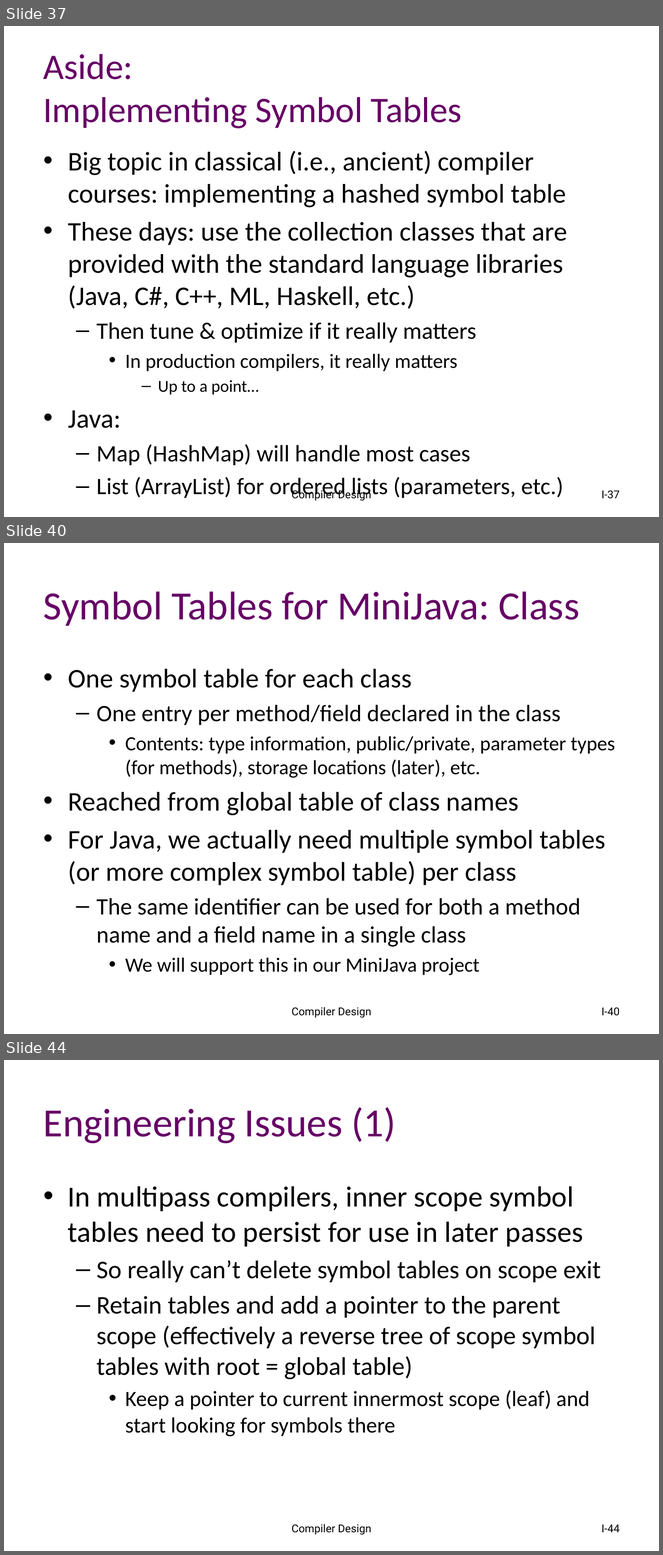
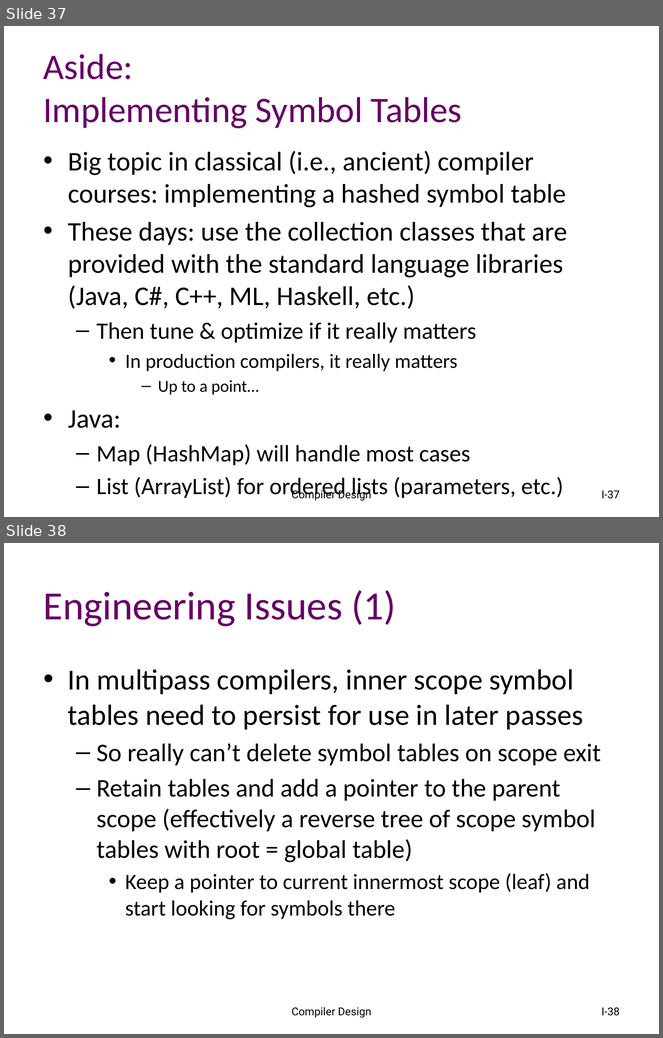
Before and after one commit to atu-se/atu.innomadic.com, a slide deck: courses/compilers/lectures/I-semantics.pptx. Shown one above the other, each under a label of ours: slides 37, 40 and 44 before the commit, slides 37 and 38 after it; the slides between them are not shown. The pictures are 663x1555 and 663x1038 pixels, drawn with LibreOffice and Linux fonts; fonts in the diff are those of the drawing. Boxes give left, top, right and bottom in pixels: in the first picture for what was removed or moved away, otherwise in the second. Text is boxed around its words. In the diff, an @@ line names an element or a change of style, - is before the commit and + after.

```diff
--- a/courses/compilers/lectures/I-semantics.pptx
+++ b/courses/compilers/lectures/I-semantics.pptx
@@ slide 40 removed at [4, 543, 659, 1034], background #FFFFFF @@
@@ title removed at [44, 591, 580, 626] @@
-Symbol Tables for MiniJava: Class
@@ text removed at [68, 669, 615, 976] @@
-• One symbol table for each class
-  – One entry per method/field declared in the class
-    • Contents: type information, public/private, parameter types (for methods), storage locations (later), etc.
-• Reached from global table of class names
-• For Java, we actually need multiple symbol tables (or more complex symbol table) per class
-  – The same identifier can be used for both a method name and a field name in a single class
-    • We will support this in our MiniJava project
@@ text removed at [292, 1007, 371, 1018] @@
-Compiler Design
@@ page number removed at [601, 1008, 620, 1016] @@
-I-40
@@ what was slide 44 is now slide 38 @@
@@ page number at [601, 1008, 620, 1016]: text changed @@
-I-44
+I-38
```
Also in this commit, not shown: 18 slides changed, 6 other slides removed.
